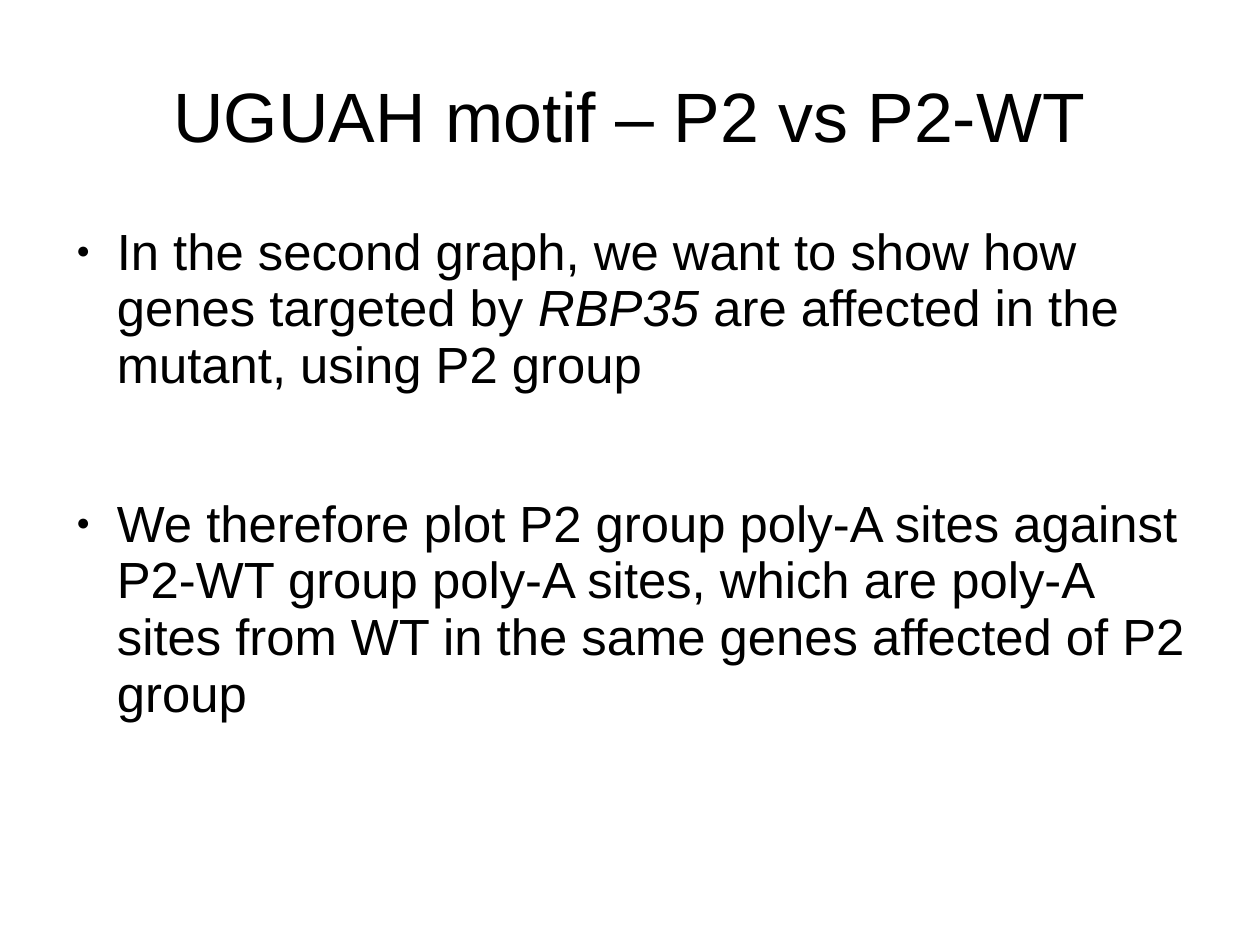
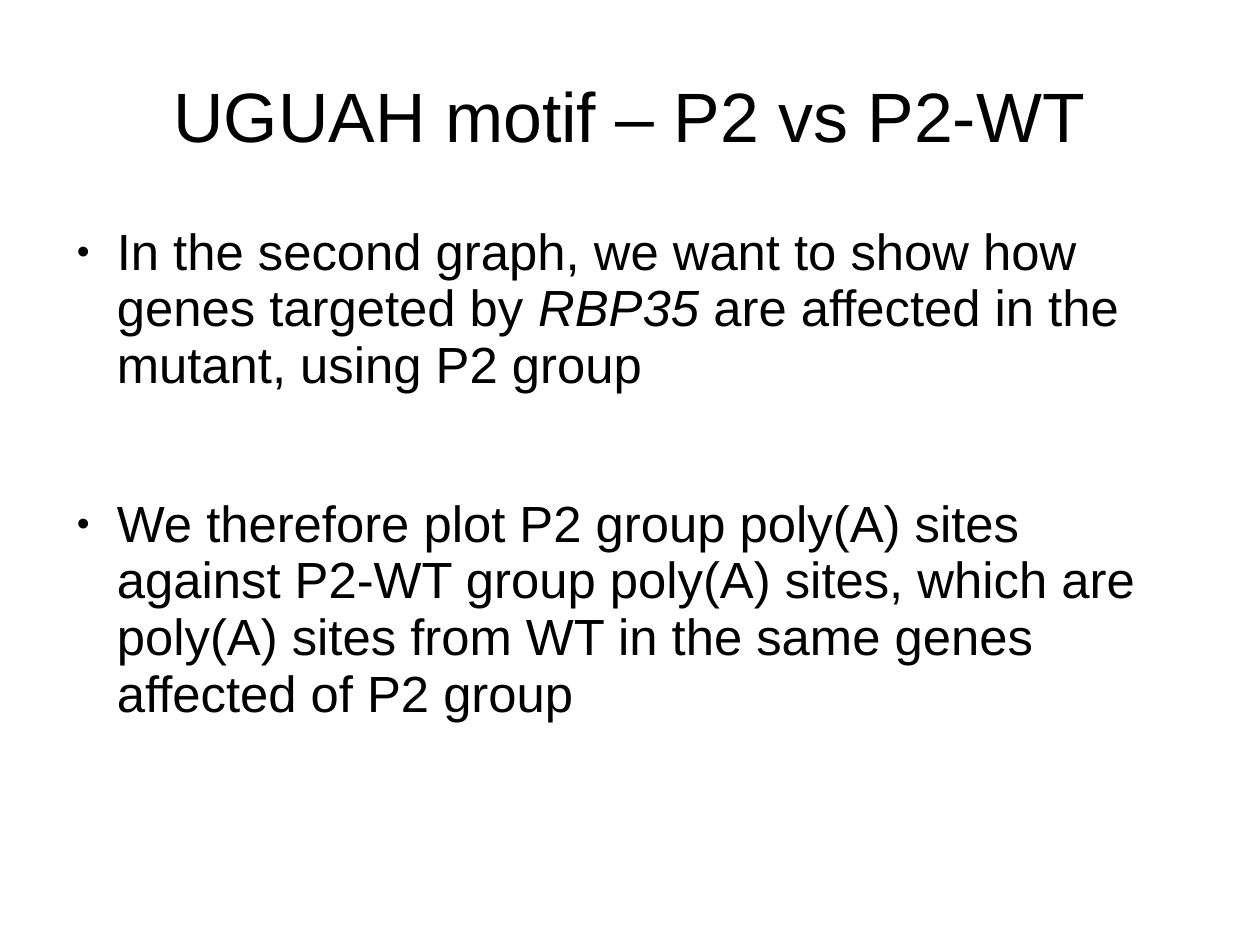
Before and after one commit to wilkinsonlab/m-oryzae-polya, a slide deck: slide 46 of doc/oryzae_presentation.odp (slide 43 before the commit). Drawn at 1260x945 pixels with LibreOffice and Linux fonts; fonts in the diff are those of the drawing. Boxes give left, top, right and bottom in pixels: in the first picture for what was removed or moved away, otherwise in the second. Text is boxed around its words. In the diff, an @@ line names an element or a change of style, - is before the commit and + after.

```diff
--- a/doc/oryzae_presentation.odp
+++ b/doc/oryzae_presentation.odp
@@ text at bbox=[117, 505, 1134, 722]: text changed @@
-● We therefore plot P2 group poly-A sites against P2-WT group poly-A sites, which are poly-A sites from WT in the same genes affected of P2 group
+● We therefore plot P2 group poly(A) sites against P2-WT group poly(A) sites, which are poly(A) sites from WT in the same genes affected of P2 group
```
Also in this commit, not shown: 30 other slides changed, 3 slides added, 3 other files.
